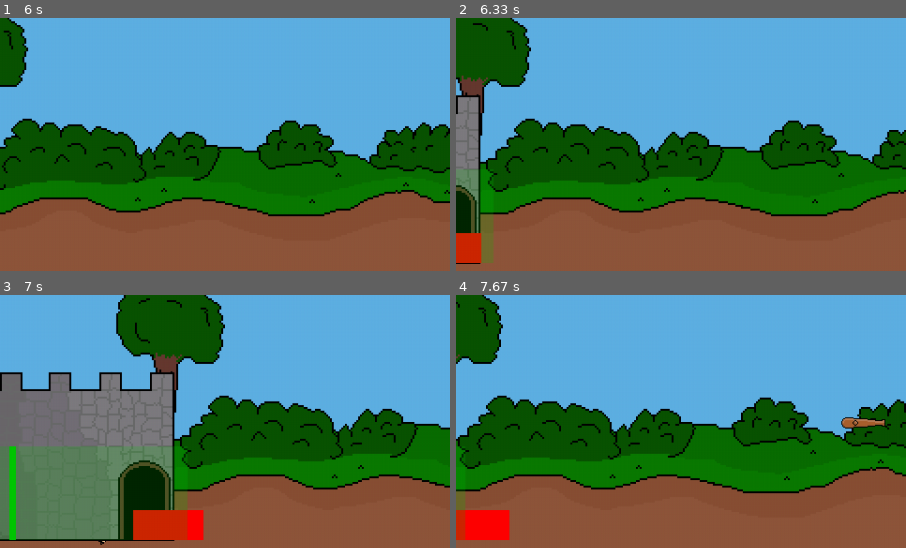
Above: before the commit, frames 1-4 (two rows, left to right).
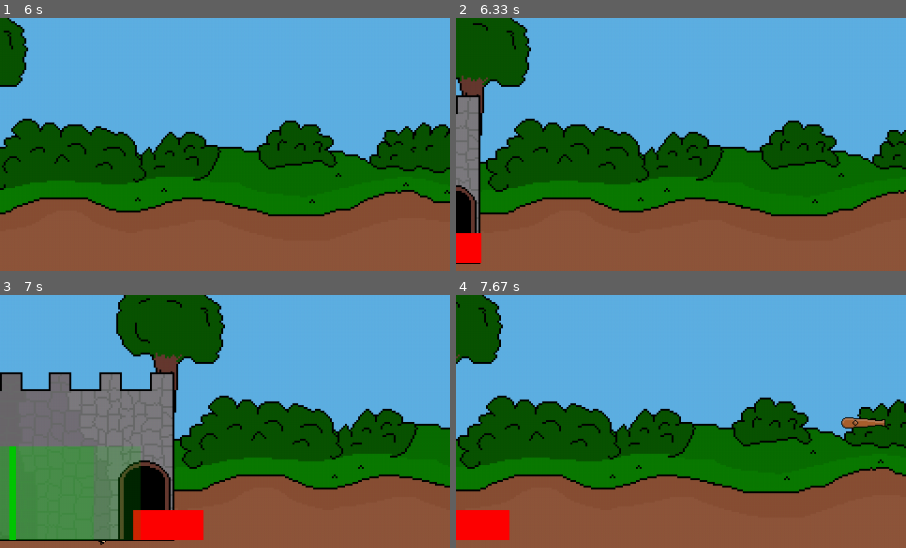
Above: after the commit, the same moments.

Repository: de-dust-enjoyer/age_of_pixel_pygame
Game: pygame game, started from main.py
Two runs of this game, one before a commit and one after it. Both use one fixed random seed, a clock stepped at 60 frames per second and the inputs below.
Inputs (mouse positions are % of the whole screen's width and height, from its top left):
- Up to frame 1 (6 s): click (77, 6) at 0.38 s; click (70, 6) at 0.72 s; click (77, 18) at 1.05 s; hold Right 1.33-1.8 s; press the mouse at (70, 6) at 1.87 s; move the mouse to (49, 43) at 1.97 s; release the mouse at (28, 81) at 2.1 s; tap A at 2.17 s; tap Tab at 2.5 s; press the mouse at (70, 6) at 2.87 s; move the mouse to (71, 20) at 2.97 s; release the mouse at (73, 35) at 3.1 s; hold Right 3.17-3.63 s; click (97, 6) at 3.72 s; press the mouse at (70, 6) at 4.03 s; move the mouse to (59, 31) at 4.13 s; release the mouse at (49, 56) at 4.27 s; hold Left 4.33-4.87 s; press the mouse at (83, 18) at 4.93 s; move the mouse to (79, 37) at 5.03 s; release the mouse at (75, 57) at 5.17 s; click (77, 6) at 5.28 s; press the mouse at (83, 18) at 5.6 s; move the mouse to (68, 52) at 5.7 s; release the mouse at (52, 86) at 5.83 s; press the mouse at (97, 18) at 5.93 s
- Up to frame 2 (6.33 s): move the mouse to (56, 15) at 6.03 s; release the mouse at (15, 13) at 6.17 s; hold Left from 6.23 s (still down)
- Up to frame 3 (7 s): release Left at 6.63 s; press the mouse at (90, 18) at 6.7 s; move the mouse to (85, 48) at 6.8 s; release the mouse at (80, 78) at 6.93 s
- Up to frame 4 (7.67 s): press the mouse at (11, 82) at 7.03 s; move the mouse to (26, 69) at 7.13 s; release the mouse at (41, 56) at 7.27 s; hold Right from 7.33 s (still down)
The pictures show only the part of the screen within x 0-50%, y 37-87%; the shares and areas given below are measured in that part.

Frame 1 is identical in both runs. In frame 2, 2.3% of the frame differs, in the area x 0-9%, y 60-97%; in frame 3, 3.1%, in the area x 0-42%, y 60-97%; in frame 4, 0.4%.

Commit message:
made unit only spawn when they is enough space for them also removed mouse scrolling panning due to bugs it was causing

Diff:
--- a/main.py
+++ b/main.py
@@ -386,20 +386,7 @@
 				pygame.quit()
 				sys.exit()
 			# sets key_pressed variables to True if key is pressed
-			if event.type == pygame.MOUSEBUTTONDOWN:
-				if event.button == 4:
-					if self.camera_offset_x >= -1912 + self.SCREEN_SIZE[0]:
-						self.camera_offset_x -= self.scroll_speed
-					else:
-						self.camera_offset_x = -1900 + self.SCREEN_SIZE[0]
-				elif event.button == 5:
-					if self.camera_offset_x <= -8:
-						self.camera_offset_x += self.scroll_speed
-			if event.type == pygame.MOUSEBUTTONUP:
-				if event.button == 4:
-					self.pan_right = False
-				elif event.button == 5:
-					self.pan_left = False
+
 
 			if event.type == pygame.KEYDOWN:
 				if event.key == pygame.K_ESCAPE:
@@ -418,18 +405,7 @@
 					self.pan_right = True
 				elif event.key == pygame.K_a or event.key == pygame.K_LEFT:
 					self.pan_left = True
-				elif event.key == pygame.K_1:
-					self.buy_unit(1)
-				elif event.key == pygame.K_2:
-					self.buy_unit(2)
-				elif event.key == pygame.K_3:
-					self.buy_unit(3)
-				elif event.key == pygame.K_4:
-					self.enemy_buy_unit(1)
-				elif event.key == pygame.K_5:
-					self.enemy_buy_unit(2)
-				elif event.key == pygame.K_6:
-					self.enemy_buy_unit(3)
+
 
 			# sets key_pressed variables back to false if key is realeased
 			if event.type == pygame.KEYUP:
@@ -510,6 +486,8 @@
 			self.render_text(f"SPAWN FREQ    : {round(self.enemy_spawn_timer_goal / 60)}", self.font_16, "black", (0,128))
 			self.draw_transparent_rect(friendly_base.base_rect.size, (0,200,0), 50, friendly_base.base_rect.topleft)
 			self.draw_transparent_rect(enemy_base.base_rect.size, (200,0,0), 50, enemy_base.base_rect.topleft)
+			self.draw_transparent_rect(friendly_base.base_spawn_rect.size, (0,200,0), 50, friendly_base.base_spawn_rect.topleft)
+			self.draw_transparent_rect(enemy_base.base_spawn_rect.size, (200,0,0), 50, enemy_base.base_spawn_rect.topleft)
 
 
 		# update the frame
@@ -1283,7 +1261,7 @@
 			self.training_timer += 1
 			if self.training_timer == self.training_timer_goal:
 				self.training_timer = 0
-				self.friendly_units.append(self.training[0])
+				self.friendly_unit_buffer.append(self.training[0])
 				self.training.pop(0)
 
 	def handle_friendly_spawns(self):
@@ -1392,11 +1370,10 @@
 		self.enemy_module_pos3_t3 = (1872 + self.camera_offset_x, 270-128)
 
 		friendly_base.base_rect.x = 0 + self.camera_offset_x
-		enemy_base.base_rect.x = 1920 - 200 + self.camera_offset_x
-
-
-
-
+		enemy_base.base_rect.x = 1920 - 150 + self.camera_offset_x
+
+		friendly_base.base_spawn_rect.x = 0 + self.camera_offset_x
+		enemy_base.base_spawn_rect.x = 1920 - 100 + self.camera_offset_x
 
 
 
@@ -1538,12 +1515,12 @@
 	def __init__(self, friendly):
 		self.friendly = friendly
 		if self.friendly:
-			self.base_rect = pygame.Rect(0 + game.camera_offset_x, game.FLOOR_LEVEL - 100, 200, 100)
+			self.base_rect = pygame.Rect(0 + game.camera_offset_x, game.FLOOR_LEVEL - 100, 150, 100)
 			self.base_spawn_rect = pygame.Rect(0 + game.camera_offset_x, game.FLOOR_LEVEL - 100, 100, 100)
 			self.health = 500
 
 		else:
-			self.base_rect = pygame.Rect(1920 - 200 + game.camera_offset_x, game.FLOOR_LEVEL - 100, 200, 100)
+			self.base_rect = pygame.Rect(1920 - 150 + game.camera_offset_x, game.FLOOR_LEVEL - 100, 150, 100)
 			self.base_spawn_rect = pygame.Rect(1920 - 100 + game.camera_offset_x, game.FLOOR_LEVEL - 100, 100, 100)
 			self.health = 500
 
@@ -2572,8 +2549,35 @@
 
 	def spawn_enemy(self, id):
 		unit = Unit(False, id)
-		game.enemy_units.append(unit)
-		game.enemy_exp += unit_info.unit_exp_value[id]/2
+		game.enemy_unit_buffer.append(unit)
+
+	def spawn_friendly_from_buffer(self):
+		if not len(game.friendly_units) == 0:
+				if not game.friendly_units[-1].unit_rect.colliderect(friendly_base.base_spawn_rect) and not len(game.friendly_unit_buffer) == 0:
+					game.friendly_units.append(game.friendly_unit_buffer[0])
+					game.friendly_exp += unit_info.unit_exp_value[game.friendly_unit_buffer[0].id]/2
+					game.friendly_unit_buffer.pop(0)
+		elif not len(game.friendly_unit_buffer) == 0 and len(game.friendly_units) == 0:
+			game.friendly_units.append(game.friendly_unit_buffer[0])
+			game.friendly_exp += unit_info.unit_exp_value[game.friendly_unit_buffer[0].id]/2
+			game.friendly_unit_buffer.pop(0)
+
+
+
+	def spawn_enemy_from_buffer(self):
+		if not len(game.enemy_units) == 0:
+				if not game.enemy_units[-1].unit_rect.colliderect(enemy_base.base_spawn_rect) and not len(game.enemy_unit_buffer) == 0:
+					game.enemy_units.append(game.enemy_unit_buffer[0])
+					game.enemy_exp += unit_info.unit_exp_value[game.enemy_unit_buffer[0].id]/2
+					game.enemy_unit_buffer.pop(0)
+		elif not len(game.enemy_unit_buffer) == 0 and len(game.enemy_units) == 0:
+			game.enemy_units.append(game.enemy_unit_buffer[0])
+			game.enemy_exp += unit_info.unit_exp_value[game.enemy_unit_buffer[0].id]/2
+			game.enemy_unit_buffer.pop(0)
+
+
+
+
 
 	def check_if_in_enemy_base(self):
 		for unit in game.friendly_units:
@@ -3080,29 +3084,18 @@
 
 
 	def update(self):
-		if len(game.enemy_units) != 0:
-			print(f"moving state bevore move(): {game.enemy_units[0].moving}")
+		self.spawn_friendly_from_buffer()
+		self.spawn_enemy_from_buffer()
 		self.move()
-		if len(game.enemy_units) != 0:
-			print(f"moving state after move(): {game.enemy_units[0].moving}")
 		self.update_animation_state()
 		self.handle_melee_combat()
-		if len(game.enemy_units) != 0:
-			print(f"moving state after handle_melee_combat(): {game.enemy_units[0].moving}")
 		self.make_units_stop_on_collision()
-		if len(game.enemy_units) != 0:
-			print(f"moving state after make_units_stop_on_collision(): {game.enemy_units[0].moving}")
 		self.attack_base()
-		if len(game.enemy_units) != 0:
-			print(f"moving state after attack_base(): {game.enemy_units[0].moving}")
 		self.check_health()
-		#self.check_if_in_enemy_base()
 		self.find_unit_in_range()
 		self.attack_ranged()
 		self.handle_buff()
 		self.buff_units()
-		if len(game.enemy_units) != 0:
-			print(f"moving state after buff_units(): {game.enemy_units[0].moving}")
 
 
 
